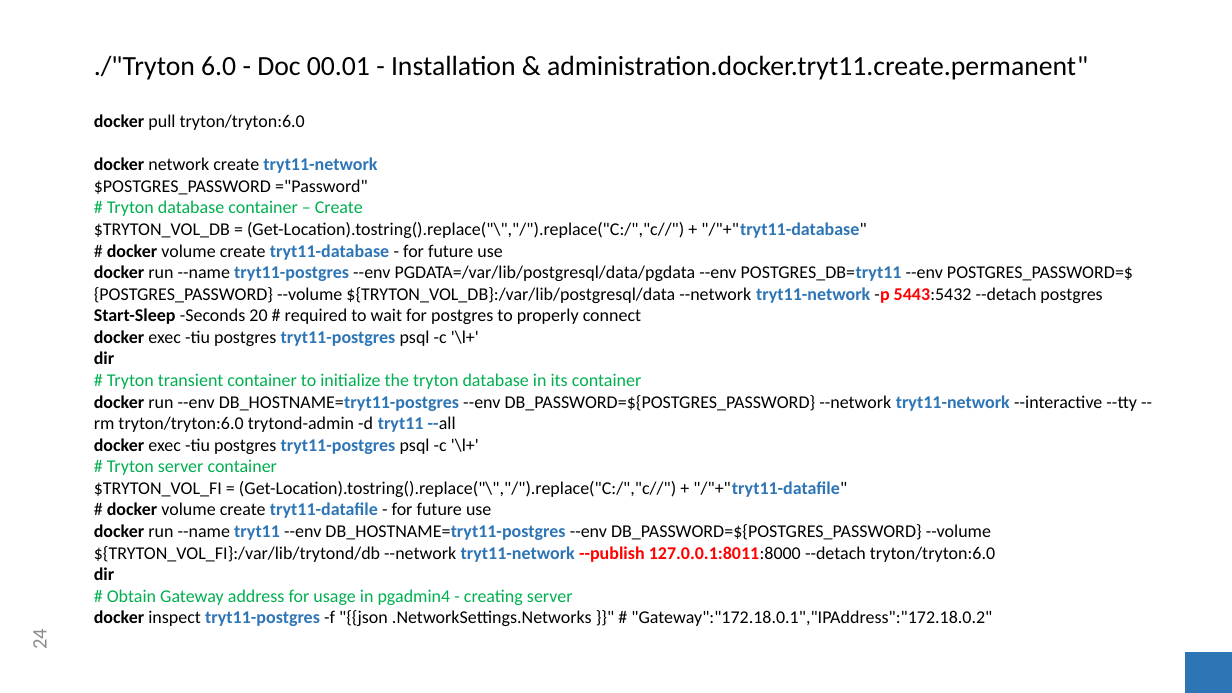
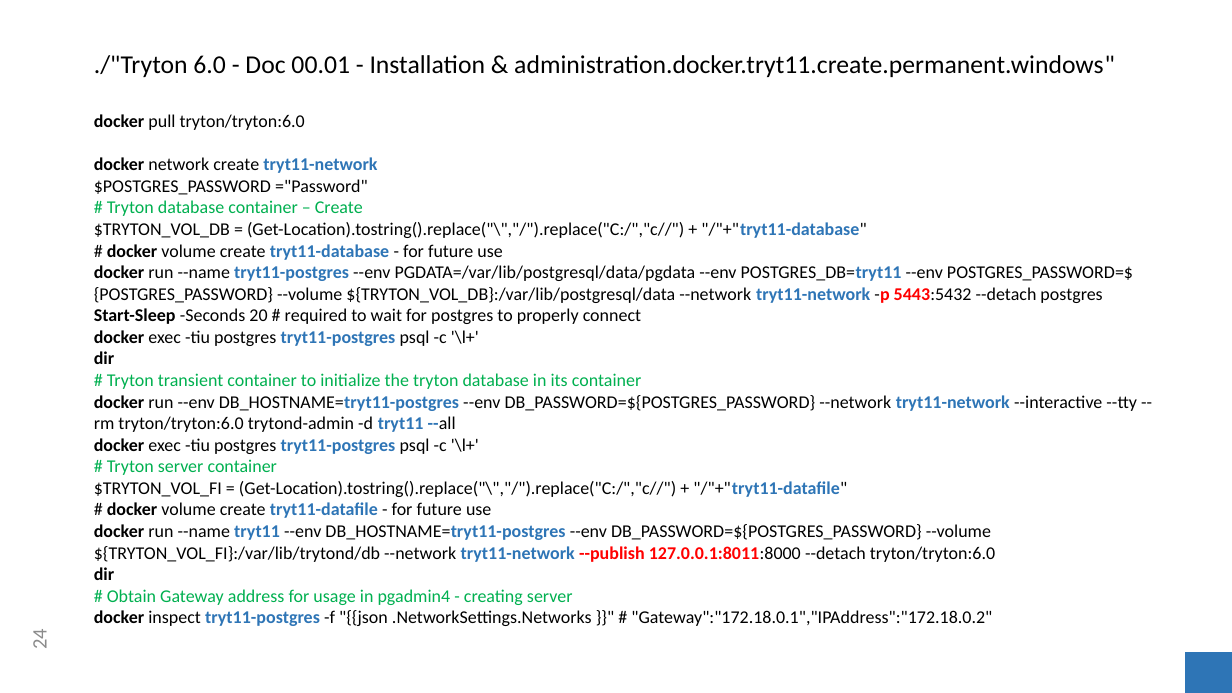
Before and after one commit to clixwise/tryton-by-example, a slide deck: slide 24 of Tryton 6.0 - Doc 00.01 - Installation & administration.pptx. Drawn at 1232x693 pixels with LibreOffice and Linux fonts; fonts in the diff are those of the drawing. Boxes give left, top, right and bottom in pixels: in the first picture for what was removed or moved away, otherwise in the second. Text is boxed around its words. In the diff, an @@ line names an element or a change of style, - is before the commit and + after.

```diff
--- a/Tryton 6.0 - Doc 00.01 - Installation & administration.pptx
+++ b/Tryton 6.0 - Doc 00.01 - Installation & administration.pptx
@@ title at (x1=94, y1=55, x2=1115, y2=77): text changed; size 21.6 to 20 pt @@
-./"Tryton 6.0 - Doc 00.01 - Installation & administration.docker.tryt11.create.permanent"
+./"Tryton 6.0 - Doc 00.01 - Installation & administration.docker.tryt11.create.permanent.windows"
```
Also in this commit, not shown: 10 other slides changed, 4 slides added, 2 slides removed, 14 other files.
